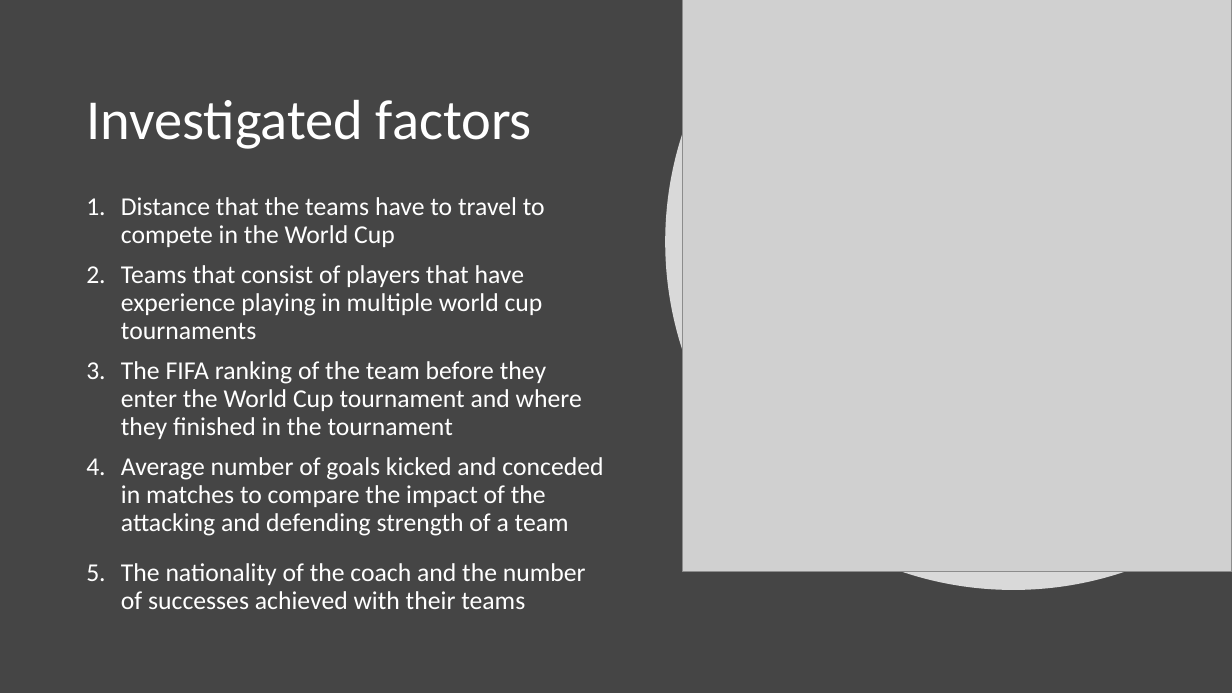
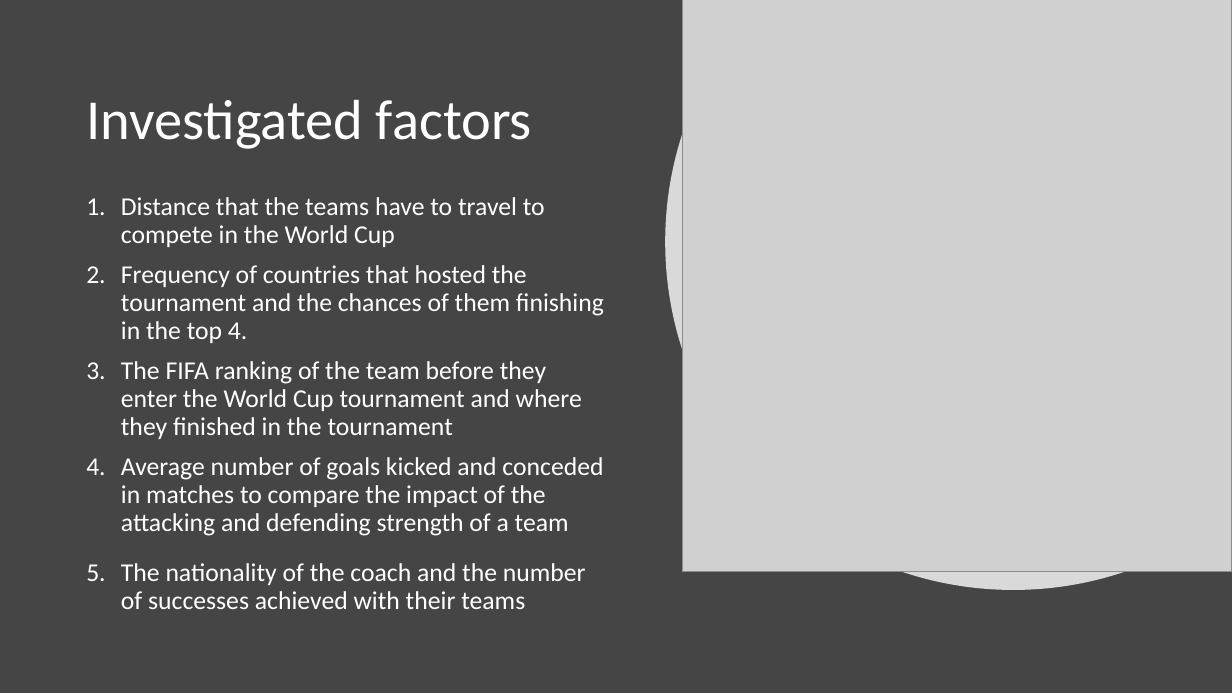
Before and after one commit to johnwanng/projectTWO, a slide deck: slide 4 of FIFA World Cup Presentation.pptx. Drawn at 1232x693 pixels with LibreOffice and Linux fonts; fonts in the diff are those of the drawing; grey boxes stand for pictures. Boxes give left, top, right and bottom in pixels: in the first picture for what was removed or moved away, otherwise in the second. Text is boxed around its words. In the diff, an @@ line names an element or a change of style, - is before the commit and + after.

```diff
--- a/FIFA World Cup Presentation.pptx
+++ b/FIFA World Cup Presentation.pptx
@@ text at [121,265,604,343]: text changed @@
-2. Teams that consist of players that have experience playing in multiple world cup tournaments
+2. Frequency of countries that hosted the tournament and the chances of them finishing in the top 4.
```
Also in this commit, not shown: 2 other slides changed, 1 slide added.
